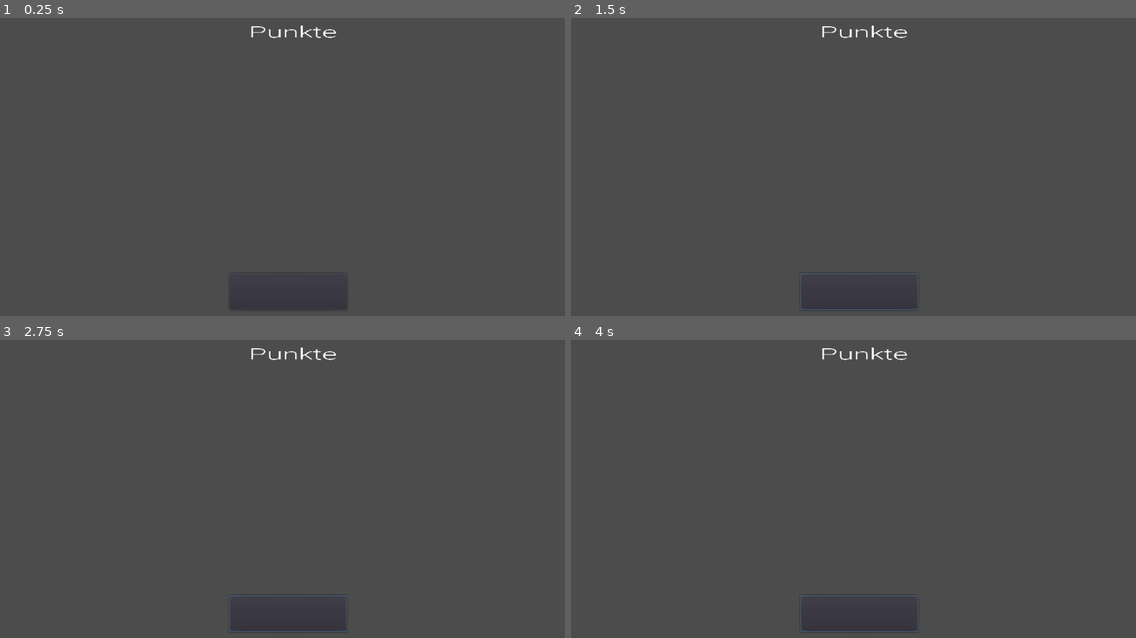
Above: before the commit, frames 1-4 (two rows, left to right).
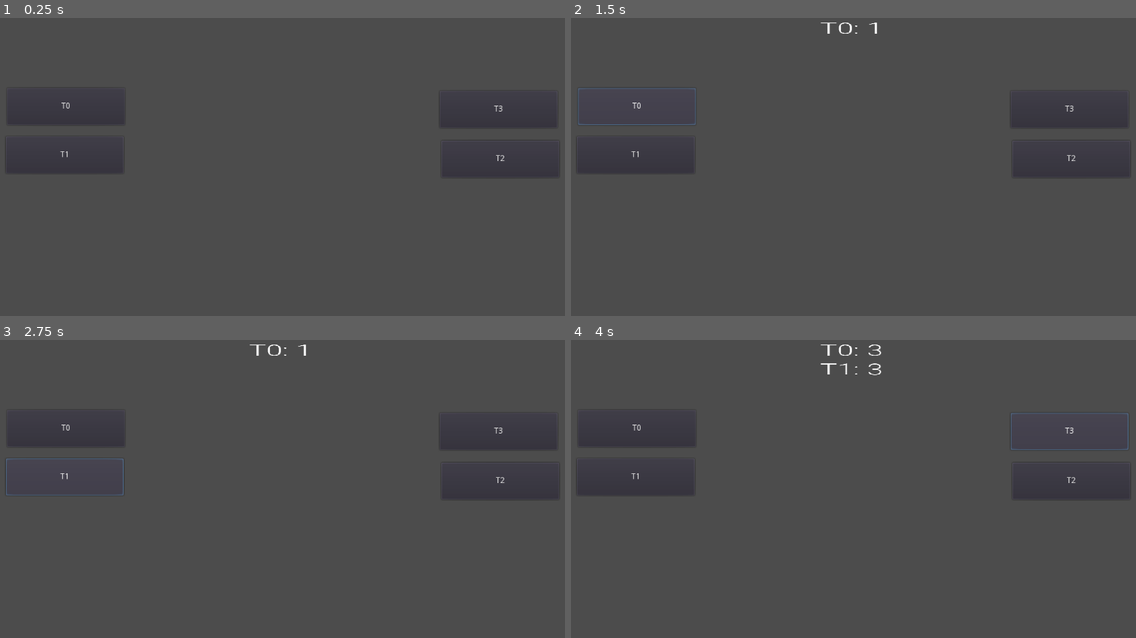
Above: after the commit, the same moments.

Repository: Sntx626/GameJam5
Game: Godot game, scene res://Scenes/klicker.tscn
Two runs of this game, one before a commit and one after it. Both use one fixed random seed, a clock stepped at 60 frames per second and the inputs below.
Inputs (mouse positions are in pixels of both pictures, inside the frame that each line leads up to):
- Up to frame 1 (0.25 s): no input
- Up to frame 2 (1.5 s): click (859, 292) at 0.52 s; click (638, 107) at 1.25 s, where only the run after the commit has a clickable "T0"
- Up to frame 3 (2.75 s): click (62, 477) at 2 s, where only the run after the commit has a clickable "T1"
- Up to frame 4 (4 s): click (1073, 480) at 2.75 s, where only the run after the commit has a clickable "T2"; click (1068, 432) at 3.5 s, where only the run after the commit has a clickable "T3"

The runs differ from the first frame. In frame 1, 0.4% of the frame differs, in the area x 2-98%, y 2-98%; in frame 2, 0.6%; in frame 3, 0.7%; in frame 4, 0.7%, in the area x 2-99%, y 1-98%.

Commit message:
added klicker logic

Diff:
--- a/Scenes/klicker.gd
+++ b/Scenes/klicker.gd
@@ -1,20 +1,52 @@
 extends Node2D
 
-var currency_t0 = 0
-var currency_t1 = 0
-var currency_t2 = 0
-var currency_t3 = 0
+var currencies = []
+var buyer = []
 
 func _ready():
 	$Label.text = get_text()
 
-func _on_Button_pressed():
-	currency_t0 += 1
+var sleep = 0
+func _process(delta):
+	sleep += delta
+	if sleep > 1:
+		for i in range(len(buyer)):
+			add_to_currency(i, buyer[i])
+		sleep = 0
+		$Label.text = get_text()
+
+func get_text():
+	var txt = ""
+	for i in range(len(currencies)):
+		txt += "T" + str(i) + ": " + str(currencies[i]) + "\n"
+	return txt
+
+func add_to_currency(tier:int, amount:int):
+	if tier < len(currencies):
+		currencies[tier] += amount
+	else:
+		currencies.append(0)
+		add_to_currency(tier, amount)
+
+func add_to_buyer(tier:int, amount:int):
+	if tier < len(buyer):
+		buyer[tier] += amount
+	else:
+		buyer.append(0)
+		add_to_buyer(tier, amount)
+
+func _on_T0_pressed():
+	add_to_currency(0, 1)
 	$Label.text = get_text()
 
-func get_text():
-	var txt = "currency_t0: " + str(currency_t0) + "\n"
-	txt += "currency_t1: " + str(currency_t1) + "\n"
-	txt += "currency_t1: " + str(currency_t2) + "\n"
-	txt += "currency_t1: " + str(currency_t3)
-	return txt
+func _on_T1_pressed():
+	add_to_buyer(0,1)
+	$Label.text = get_text()
+
+func _on_T2_pressed():
+	add_to_currency(1, 1)
+	$Label.text = get_text()
+
+func _on_T3_pressed():
+	add_to_buyer(1,1)
+	$Label.text = get_text()
--- a/Scenes/klicker.tscn
+++ b/Scenes/klicker.tscn
@@ -1,4 +1,6 @@
-[gd_scene load_steps=3 format=2]
+[gd_scene load_steps=4 format=2]
+
+[ext_resource path="res://Scenes/klicker.gd" type="Script" id=1]
 
 [sub_resource type="DynamicFontData" id=1]
 font_path = "res://Fonts/Roboto-Light.ttf"
@@ -8,19 +10,61 @@
 font_data = SubResource( 1 )
 
 [node name="Klicker" type="Node2D"]
+script = ExtResource( 1 )
 
 [node name="UI" type="CanvasLayer" parent="."]
 layer = -5
 
 [node name="BG" type="Sprite" parent="UI"]
 
-[node name="Button" type="Button" parent="."]
+[node name="T0" type="Button" parent="."]
 anchor_top = 0.5
 anchor_bottom = 0.5
-margin_left = 418.587
-margin_top = 505.226
-margin_right = 619.587
-margin_bottom = 568.226
+margin_left = 38.9089
+margin_top = 187.54
+margin_right = 239.909
+margin_bottom = 250.54
+rect_pivot_offset = Vector2( 137.914, 31.5 )
+text = "T0"
+__meta__ = {
+"_edit_use_anchors_": false
+}
+
+[node name="T1" type="Button" parent="."]
+anchor_top = 0.5
+anchor_bottom = 0.5
+margin_left = 36.9888
+margin_top = 270.694
+margin_right = 237.989
+margin_bottom = 333.694
+rect_pivot_offset = Vector2( 137.914, 31.5 )
+text = "T1"
+__meta__ = {
+"_edit_use_anchors_": false
+}
+
+[node name="T3" type="Button" parent="."]
+anchor_top = 0.5
+anchor_bottom = 0.5
+margin_left = 781.404
+margin_top = 278.254
+margin_right = 982.404
+margin_bottom = 341.254
+rect_pivot_offset = Vector2( 137.914, 31.5 )
+text = "T2"
+__meta__ = {
+"_edit_use_anchors_": false
+}
+
+[node name="T2" type="Button" parent="."]
+anchor_top = 0.5
+anchor_bottom = 0.5
+margin_left = 778.407
+margin_top = 193.419
+margin_right = 979.407
+margin_bottom = 256.419
+rect_pivot_offset = Vector2( 137.914, 31.5 )
+text = "T3"
 __meta__ = {
 "_edit_use_anchors_": false
 }
@@ -43,4 +87,11 @@
 "_edit_use_anchors_": false
 }
 
-[connection signal="pressed" from="Button" to="." method="_on_Button_pressed"]
+[connection signal="pressed" from="T0" to="." method="_on_Button_pressed"]
+[connection signal="pressed" from="T0" to="." method="_on_T0_pressed"]
+[connection signal="pressed" from="T1" to="." method="_on_Button_pressed"]
+[connection signal="pressed" from="T1" to="." method="_on_T1_pressed"]
+[connection signal="pressed" from="T3" to="." method="_on_Button_pressed"]
+[connection signal="pressed" from="T3" to="." method="_on_T3_pressed"]
+[connection signal="pressed" from="T2" to="." method="_on_Button_pressed"]
+[connection signal="pressed" from="T2" to="." method="_on_T2_pressed"]
